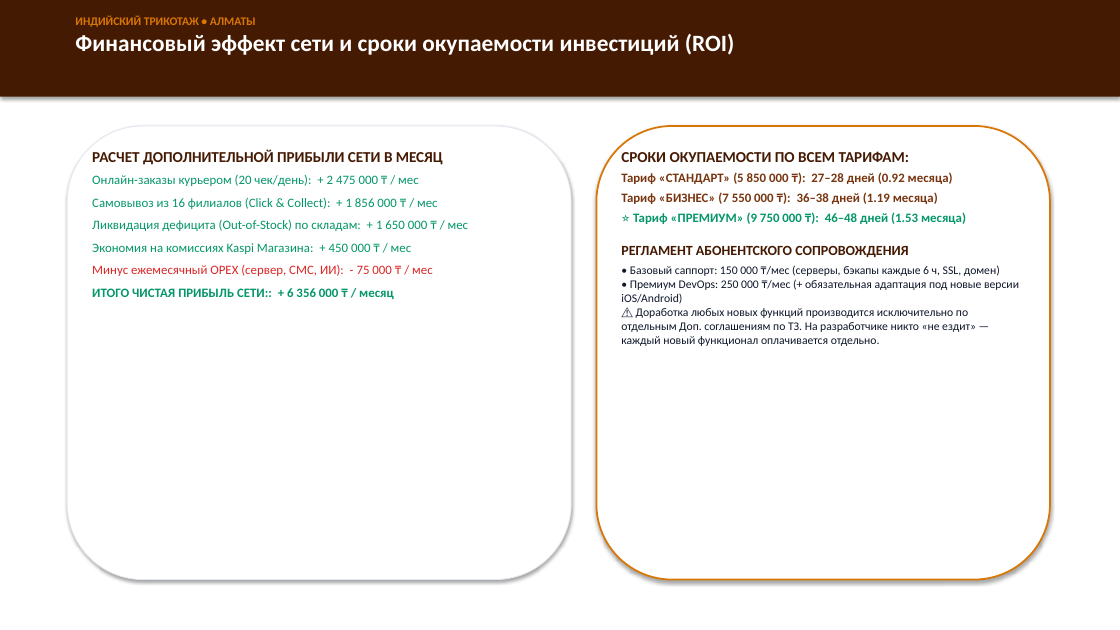
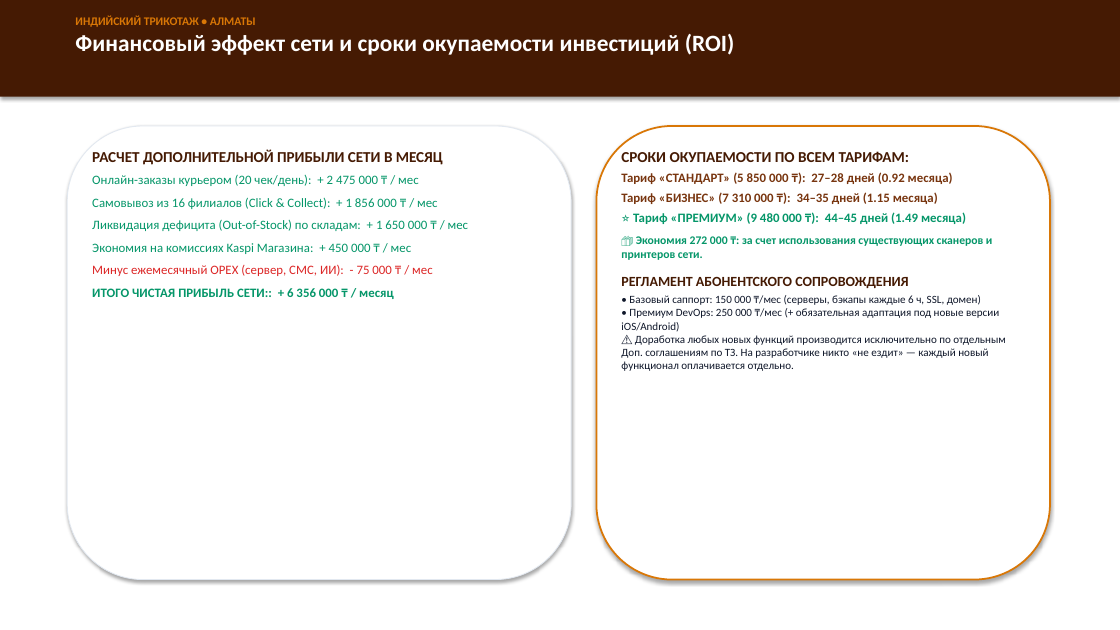
Before and after one commit to akbota17031992-lgtm/Indian_trikotazh, a slide deck: slide 8 of investor_presentation_indiatrikotaj_updated.pptx. Drawn at 1120x630 pixels with LibreOffice and Linux fonts; fonts in the diff are those of the drawing. Boxes give left, top, right and bottom in pixels: in the first picture for what was removed or moved away, otherwise in the second. Text is boxed around its words. In the diff, an @@ line names an element or a change of style, - is before the commit and + after.

```diff
--- a/investor_presentation_indiatrikotaj_updated.pptx
+++ b/investor_presentation_indiatrikotaj_updated.pptx
@@ text at box(621, 192, 992, 260): text changed @@
-Тариф «БИЗНЕС» (7 550 000 ₸): 36–38 дней (1.19 месяца)
-⭐ Тариф «ПРЕМИУМ» (9 750 000 ₸): 46–48 дней (1.53 месяца)
+Тариф «БИЗНЕС» (7 310 000 ₸): 34–35 дней (1.15 месяца)
+⭐ Тариф «ПРЕМИУМ» (9 480 000 ₸): 44–45 дней (1.49 месяца)
+🎁 Экономия 272 000 ₸: за счет использования существующих сканеров и принтеров сети.
@@ text at box(621, 276, 1005, 371): size 10 to 9.5 pt in "• Базовый саппорт: 150 000 ₸/мес (серверы, ..."; less space between paragraphs @@
```
Also in this commit, not shown: 3 other slides changed, 5 other files.
